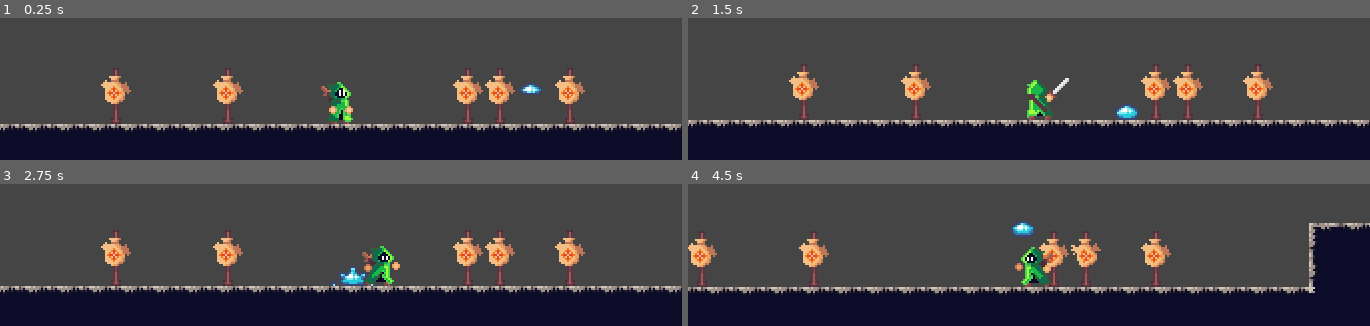
Above: before the commit, frames 1-4 (two rows, left to right).
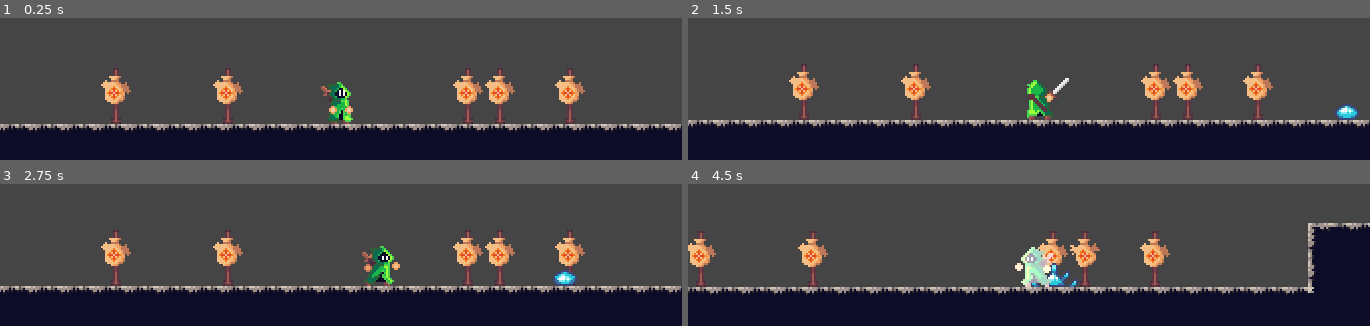
Above: after the commit, the same moments.

Repository: KrzysztofStaron/actionPlatformer
Game: Godot game, scene res://scenes/game.tscn
Same seed, same stepped clock (60 frames per second), same inputs: the game is played once before the commit and once after it.
Inputs (mouse positions are in pixels of both pictures, inside the frame that each line leads up to):
- Up to frame 1 (0.25 s): no input
- Up to frame 2 (1.5 s): move the mouse to (outside the picture) at 0.52 s; press the mouse at (outside the picture) at 0.53 s; hold D (move_right) 0.53-1.28 s; tap Space (jump) at 0.77 s; move the mouse to (outside the picture) at 1.27 s; release the mouse at (outside the picture) at 1.28 s; hold A (move_left) from 1.28 s (still down); tap Ctrl (walk) at 1.35 s
- Up to frame 3 (2.75 s): tap Space (jump) at 1.52 s; move the mouse to (outside the picture) at 2.02 s; release A (move_left) at 2.03 s; press the mouse at (outside the picture) at 2.03 s; hold D (move_right) from 2.03 s (still down)
- Up to frame 4 (4.5 s): move the mouse to (994, 210) at 2.77 s; release the mouse at (994, 210) at 2.78 s; tap Ctrl (walk) at 2.85, 4.35 s; tap Space (jump) at 3.02, 3.77 s; move the mouse to (1233, 191) at 3.52 s; release D (move_right) at 3.53 s; press the mouse at (1233, 191) at 3.53 s; hold A (move_left) from 3.53 s (still down); move the mouse to (outside the picture) at 4.27 s; release the mouse at (outside the picture) at 4.28 s

The runs differ from the first frame. In frame 1, 0.2% of the frame differs, in the area x 76-80%, y 45-55%; in frame 2, 0.6%; in frame 3, 0.7%; in frame 4, 4.5%, in the area x 0-100%, y 26-79%.

Commit message:
better atack collisions

Diff:
--- a/player/player.tscn
+++ b/player/player.tscn
@@ -26,81 +26,6 @@
 radius = 6.0
 height = 12.0
 
-[sub_resource type="Animation" id=51]
-length = 0.001
-tracks/0/type = "value"
-tracks/0/path = NodePath("atackbox/CollisionPolygon2D:polygon")
-tracks/0/interp = 1
-tracks/0/loop_wrap = true
-tracks/0/imported = false
-tracks/0/enabled = true
-tracks/0/keys = {
-"times": PoolRealArray( 0 ),
-"transitions": PoolRealArray( 1 ),
-"update": 0,
-"values": [ PoolVector2Array( 3.87097, -4.97778, 3.87097, 3.91111, -0.387097, 3.91111, -0.387097, -4.97778 ) ]
-}
-tracks/1/type = "value"
-tracks/1/path = NodePath("Sprite:frame")
-tracks/1/interp = 1
-tracks/1/loop_wrap = true
-tracks/1/imported = false
-tracks/1/enabled = true
-tracks/1/keys = {
-"times": PoolRealArray( 0 ),
-"transitions": PoolRealArray( 1 ),
-"update": 0,
-"values": [ 1 ]
-}
-tracks/2/type = "value"
-tracks/2/path = NodePath("Sprite:hframes")
-tracks/2/interp = 1
-tracks/2/loop_wrap = true
-tracks/2/imported = false
-tracks/2/enabled = true
-tracks/2/keys = {
-"times": PoolRealArray( 0 ),
-"transitions": PoolRealArray( 1 ),
-"update": 0,
-"values": [ 1 ]
-}
-tracks/3/type = "value"
-tracks/3/path = NodePath("data/move:canJump")
-tracks/3/interp = 1
-tracks/3/loop_wrap = true
-tracks/3/imported = false
-tracks/3/enabled = true
-tracks/3/keys = {
-"times": PoolRealArray( 0 ),
-"transitions": PoolRealArray( 1 ),
-"update": 0,
-"values": [ true ]
-}
-tracks/4/type = "value"
-tracks/4/path = NodePath("atackbox/CollisionPolygon2D:scale")
-tracks/4/interp = 1
-tracks/4/loop_wrap = true
-tracks/4/imported = false
-tracks/4/enabled = true
-tracks/4/keys = {
-"times": PoolRealArray( 0 ),
-"transitions": PoolRealArray( 1 ),
-"update": 0,
-"values": [ Vector2( 2.583, 2.813 ) ]
-}
-tracks/5/type = "value"
-tracks/5/path = NodePath("atackbox/CollisionPolygon2D:position")
-tracks/5/interp = 1
-tracks/5/loop_wrap = true
-tracks/5/imported = false
-tracks/5/enabled = true
-tracks/5/keys = {
-"times": PoolRealArray( 0 ),
-"transitions": PoolRealArray( 1 ),
-"update": 0,
-"values": [ Vector2( -5.55313, 4 ) ]
-}
-
 [sub_resource type="Animation" id=63]
 resource_name = "airSwordAtack"
 length = 0.35
@@ -740,9 +665,9 @@
 [node name="Sprite" type="Sprite" parent="."]
 material = SubResource( 25 )
 position = Vector2( 0, 1 )
-texture = ExtResource( 16 )
+texture = ExtResource( 1 )
+hframes = 2
 vframes = 2
-frame = 1
 
 [node name="collision" type="CollisionShape2D" parent="."]
 shape = SubResource( 24 )
@@ -764,7 +689,6 @@
 speedMultiplayer = 0.2
 
 [node name="playerAnimations" type="AnimationPlayer" parent="."]
-anims/RESET = SubResource( 51 )
 anims/airSwordAtack = SubResource( 63 )
 anims/death = SubResource( 52 )
 anims/fall = SubResource( 59 )
--- a/scenes/game.tscn
+++ b/scenes/game.tscn
@@ -63,4 +63,4 @@
 environment = ExtResource( 1 )
 
 [node name="slime" parent="." instance=ExtResource( 6 )]
-position = Vector2( 243, 142 )
+position = Vector2( 360, 136 )
Not shown: 1 places in player/player.tscn that only renumber resources
